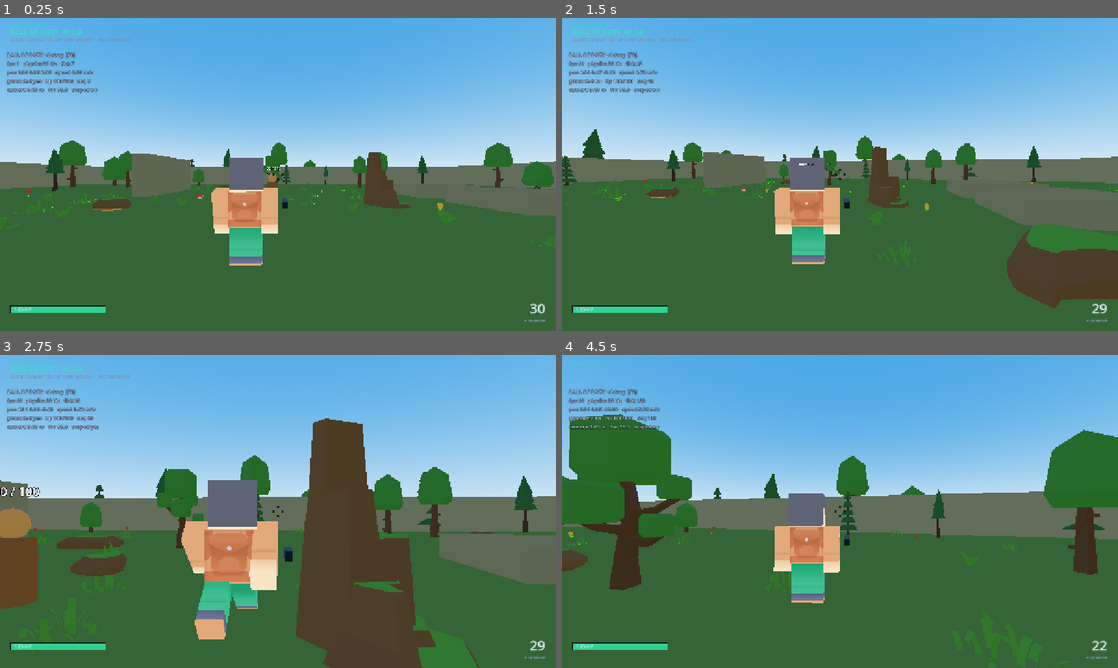
Above: before the commit, frames 1-4 (two rows, left to right).
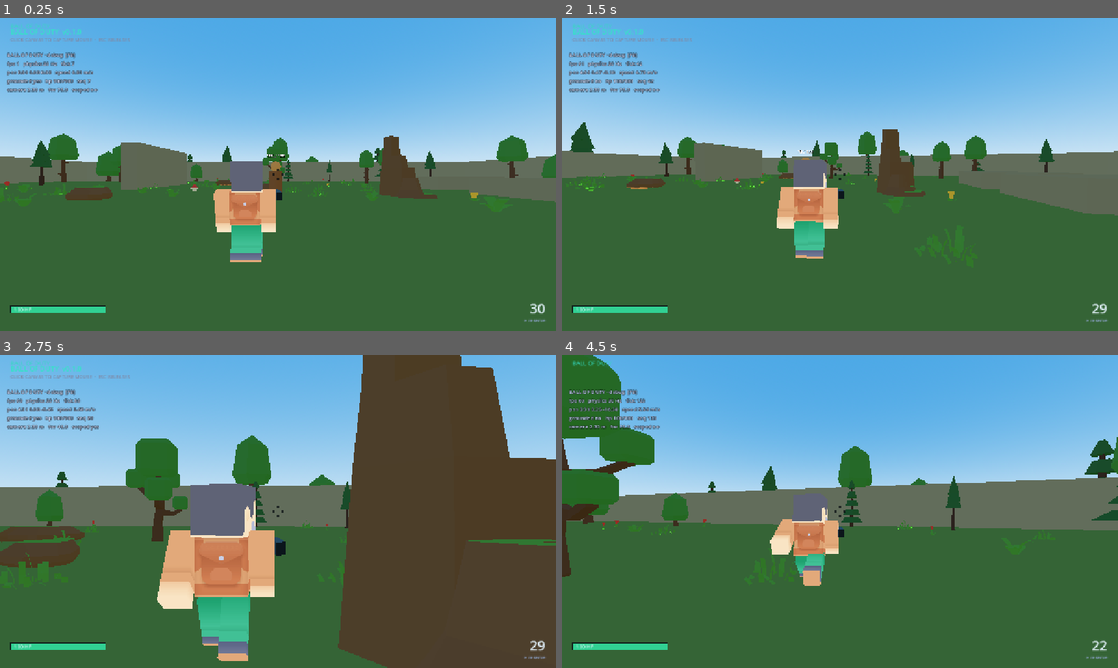
Above: after the commit, the same moments.

Repository: amirrezaalavi/ballofduty
Game: Godot game, scene res://scenes/main.tscn
Two runs of this game, one before a commit and one after it. Both use one fixed random seed, a clock stepped at 60 frames per second and the inputs below.
Inputs (mouse positions are in pixels of both pictures, inside the frame that each line leads up to):
- Up to frame 1 (0.25 s): no input
- Up to frame 2 (1.5 s): move the mouse to (962, 158) at 0.52 s; hold D (move_right) 0.53-1.28 s; hold Right mouse button (aim) 0.53-1.28 s; click (962, 158) at 0.67 s; tap Space (jump) at 0.77, 1.07 s; tap Shift (sprint) at 0.8, 1.35 s; move the mouse to (812, 174) at 1.27 s; hold W (move_forward) from 1.28 s (still down)
- Up to frame 3 (2.75 s): keep holding W (move_forward); tap Space (jump) at 1.52, 1.55, 1.82, 2.1 s; move the mouse to (289, 505) at 2.02 s; hold Right mouse button (aim) from 2.03 s (still down)
- Up to frame 4 (4.5 s): keep holding W (move_forward); move the mouse to (834, 517) at 2.77 s; release Right mouse button (aim) at 2.78 s; right-click (834, 517) at 2.85 s; click (834, 517) at 2.92 s; tap Space (jump) at 3.02, 3.32, 3.77, 3.8, 4.07 s; tap Shift (sprint) at 3.05 s; move the mouse to (878, 514) at 3.52 s; press the mouse at (878, 514) at 3.53 s; move the mouse to (795, 508) at 4.27 s; release the mouse at (795, 508) at 4.28 s; tap Tab (scoreboard) at 4.35 s

The runs differ from the first frame. In frame 1, 8.6% of the frame differs, in the area x 0-100%, y 22-80%; in frame 2, 12%; in frame 3, 46%, in the area x 0-100%, y 0-100%; in frame 4, 17%.

Commit message:
Feel pass: shoulder-mounted aim-pitched gun, backwards/air animation states, 0.82m character, stronger scope zoom

Diff:
--- a/scenes/characters/player.tscn
+++ b/scenes/characters/player.tscn
@@ -13,25 +13,25 @@
 [ext_resource type="Script" path="res://scripts/weapons/weapon_controller.gd" id="11_weapon_controller"]
 
 [sub_resource type="CapsuleShape3D" id="Capsule_body"]
-radius = 0.32
-height = 1.36
+radius = 0.19
+height = 0.82
 
 [sub_resource type="SphereShape3D" id="Shape_camera"]
 radius = 0.22
 
 [sub_resource type="CapsuleShape3D" id="Shape_hit_body"]
-radius = 0.32
-height = 0.96
+radius = 0.19
+height = 0.58
 
 [sub_resource type="SphereShape3D" id="Shape_hit_head"]
-radius = 0.192
+radius = 0.115
 
 [sub_resource type="SphereMesh" id="Mesh_flash"]
 radius = 0.05
 height = 0.1
 
 [sub_resource type="BoxMesh" id="Mesh_gun"]
-size = Vector3(0.1, 0.12, 0.55)
+size = Vector3(0.07, 0.09, 0.45)
 
 [sub_resource type="StandardMaterial3D" id="Mat_gun"]
 albedo_color = Color(0.09, 0.11, 0.15, 1)
@@ -53,7 +53,7 @@
 script = ExtResource("1_player")
 
 [node name="CollisionShape3D" type="CollisionShape3D" parent="."]
-transform = Transform3D(1, 0, 0, 0, 1, 0, 0, 0, 1, 0, 0.68, 0)
+transform = Transform3D(1, 0, 0, 0, 1, 0, 0, 0, 1, 0, 0.41, 0)
 shape = SubResource("Capsule_body")
 
 [node name="LocomotionComponent" type="Node" parent="."]
@@ -71,7 +71,7 @@
 script = ExtResource("8_visual")
 
 [node name="Character" parent="Visual" instance=ExtResource("7_character")]
-transform = Transform3D(-0.68, 0, 0, 0, 0.68, 0, 0, 0, -0.68, 0, 0, 0)
+transform = Transform3D(-0.408, 0, 0, 0, 0.408, 0, 0, 0, -0.408, 0, 0, 0)
 
 [node name="BodyHurtbox" type="Area3D" parent="."]
 collision_layer = 8
@@ -83,7 +83,7 @@
 health_path = NodePath("../HealthComponent")
 
 [node name="CollisionShape3D" type="CollisionShape3D" parent="BodyHurtbox"]
-transform = Transform3D(1, 0, 0, 0, 1, 0, 0, 0, 1, 0, 0.48, 0)
+transform = Transform3D(1, 0, 0, 0, 1, 0, 0, 0, 1, 0, 0.29, 0)
 shape = SubResource("Shape_hit_body")
 
 [node name="HeadHurtbox" type="Area3D" parent="."]
@@ -96,36 +96,38 @@
 health_path = NodePath("../HealthComponent")
 
 [node name="CollisionShape3D" type="CollisionShape3D" parent="HeadHurtbox"]
-transform = Transform3D(1, 0, 0, 0, 1, 0, 0, 0, 1, 0, 1.192, 0)
+transform = Transform3D(1, 0, 0, 0, 1, 0, 0, 0, 1, 0, 0.72, 0)
 shape = SubResource("Shape_hit_head")
 
 [node name="WeaponController" type="Node" parent="."]
 script = ExtResource("11_weapon_controller")
 stats = ExtResource("10_weapon")
 camera_rig_path = NodePath("../CameraPivot")
-muzzle_path = NodePath("../Muzzle")
+muzzle_path = NodePath("../Visual/GunMount/Muzzle")
 
-[node name="Gun" type="MeshInstance3D" parent="."]
-transform = Transform3D(1, 0, 0, 0, 1, 0, 0, 0, 1, 0.68, 1.0, -0.32)
+[node name="GunMount" type="Node3D" parent="Visual"]
+transform = Transform3D(1, 0, 0, 0, 1, 0, 0, 0, 1, 0.34, 0.70, -0.30)
+
+[node name="Gun" type="MeshInstance3D" parent="Visual/GunMount"]
 mesh = SubResource("Mesh_gun")
 material_override = SubResource("Mat_gun")
 cast_shadow = 1
 
-[node name="Muzzle" type="Marker3D" parent="."]
-transform = Transform3D(1, 0, 0, 0, 1, 0, 0, 0, 1, 0.68, 1.02, -0.62)
+[node name="Muzzle" type="Marker3D" parent="Visual/GunMount"]
+transform = Transform3D(1, 0, 0, 0, 1, 0, 0, 0, 1, 0, 0.03, -0.28)
 
-[node name="Flash" type="MeshInstance3D" parent="Muzzle"]
+[node name="Flash" type="MeshInstance3D" parent="Visual/GunMount/Muzzle"]
 visible = false
 mesh = SubResource("Mesh_flash")
 material_override = SubResource("Mat_flash")
 cast_shadow = 0
 
 [node name="CameraPivot" type="Node3D" parent="."]
-transform = Transform3D(1, 0, 0, 0, 1, 0, 0, 0, 1, 0.55, 1.55, 0)
+transform = Transform3D(1, 0, 0, 0, 1, 0, 0, 0, 1, 0.35, 0.95, 0)
 script = ExtResource("5_rig")
 
 [node name="SpringArm3D" type="SpringArm3D" parent="CameraPivot"]
-spring_length = 3.6
+spring_length = 2.3
 margin = 0.15
 collision_mask = 1
 shape = SubResource("Shape_camera")
--- a/scripts/player/camera_rig.gd
+++ b/scripts/player/camera_rig.gd
@@ -4,9 +4,9 @@
 ## aim share a frame); this node owns pitch, shoulder framing and scope FOV.
 
 @export_group("Framing")
-@export var spring_length: float = 3.6
+@export var spring_length: float = 2.3
 @export var normal_fov: float = 75.0
-@export var scope_fov: float = 55.0
+@export var scope_fov: float = 48.0
 @export var scope_transition_degrees_per_second: float = 300.0
 @export var pitch_min: float = -1.35
 @export var pitch_max: float = 0.25
--- a/scripts/player/character_visual.gd
+++ b/scripts/player/character_visual.gd
@@ -2,6 +2,10 @@
 extends Node3D
 ## Drives the blocky character's animation from replicated movement state.
 ## Purely presentational: no gameplay reads anything from here.
+##
+## The Blocky pack has no jump/backwards clips, so those are synthesized:
+## backwards plays the walk cycle in reverse and never sprints; airborne uses
+## its own state with a procedural lean so it never reuses the ground pose 1:1.
 
 @export var walk_threshold: float = 0.25
 @export var sprint_threshold: float = 6.4
@@ -9,12 +13,18 @@
 
 @onready var body: CharacterBody3D = get_parent() as CharacterBody3D
 @onready var animation_player: AnimationPlayer = find_child("AnimationPlayer", true, false) as AnimationPlayer
+@onready var character: Node3D = get_node_or_null("Character") as Node3D
+@onready var gun_mount: Node3D = get_node_or_null("GunMount") as Node3D
 
 var _state: StringName = &""
+var _camera_rig: CameraRig
 
 
 func _ready() -> void:
 	_apply_skin()
+	_camera_rig = get_parent().get_node_or_null("CameraPivot") as CameraRig
+	if gun_mount:
+		gun_mount.rotation.y = 0.12
 	if animation_player == null:
 		push_warning("CharacterVisual: no AnimationPlayer found")
 		return
@@ -29,24 +39,69 @@
 	if animation_player == null or body == null:
 		return
 
-	var speed := Vector2(body.velocity.x, body.velocity.z).length()
+	var flat := Vector3(body.velocity.x, 0.0, body.velocity.z)
+	var speed := flat.length()
+	# Local direction: forward is -Z, so +Z means moving backwards.
+	var local: Vector3 = body.transform.basis.inverse() * flat
+	var backwards := local.z > 0.3
+	var airborne := not body.is_on_floor()
+
 	var next: StringName = &"idle"
-	if not body.is_on_floor():
-		next = &"sprint" if speed > sprint_threshold else &"idle"
+	if airborne:
+		next = &"air_move" if speed > walk_threshold else &"air_idle"
+	elif speed < walk_threshold:
+		next = &"idle"
+	elif backwards:
+		next = &"walk_back"
 	elif speed > sprint_threshold:
 		next = &"sprint"
-	elif speed > walk_threshold:
+	else:
 		next = &"walk"
 
 	if next != _state:
-		_play(next, 0.15)
+		match next:
+			&"walk_back", &"air_move":
+				animation_player.play(&"walk", 0.15)
+			&"air_idle":
+				animation_player.play(&"idle", 0.15)
+			_:
+				animation_player.play(next, 0.15)
+		_state = next
 
-	if next == &"walk":
-		animation_player.speed_scale = clampf(speed / 5.6, 0.6, 1.6)
-	elif next == &"sprint":
-		animation_player.speed_scale = clampf(speed / 7.56, 0.8, 1.3)
-	else:
-		animation_player.speed_scale = 1.0
+	match next:
+		&"walk":
+			animation_player.speed_scale = clampf(speed / 5.6, 0.6, 1.6)
+		&"walk_back":
+			# Reverse the cycle so backwards steps read as backwards. No fast mode.
+			animation_player.speed_scale = -clampf(speed / 5.6, 0.6, 1.0)
+		&"sprint":
+			animation_player.speed_scale = clampf(speed / 7.56, 0.8, 1.3)
+		&"air_move":
+			animation_player.speed_scale = 1.1
+		_:
+			animation_player.speed_scale = 1.0
+
+	_update_air_lean(airborne)
+	_update_gun_pitch()
+
+
+func _update_air_lean(airborne: bool) -> void:
+	if character == null:
+		return
+	var target := 0.0
+	if airborne:
+		# Lean back while rising, tip forward while falling. Distinct from any
+		# grounded pose and proportional to vertical velocity.
+		target = clampf(-body.velocity.y * 0.03, -0.3, 0.35)
+	character.rotation.x = lerpf(character.rotation.x, target, 0.18)
+
+
+func _update_gun_pitch() -> void:
+	if gun_mount == null or _camera_rig == null:
+		return
+	# The mount inherits yaw from Visual; copy the camera pitch (plus recoil)
+	# so vertical aim moves the gun instead of leaving it fixed.
+	gun_mount.rotation.x = _camera_rig.rotation.x
 
 
 func _apply_skin() -> void:
@@ -57,6 +112,8 @@
 	skin.texture_filter = BaseMaterial3D.TEXTURE_FILTER_NEAREST
 	skin.shading_mode = BaseMaterial3D.SHADING_MODE_UNSHADED
 	for node in find_children("*", "MeshInstance3D", true, false):
+		if gun_mount != null and (node == gun_mount or gun_mount.is_ancestor_of(node)):
+			continue
 		(node as MeshInstance3D).material_override = skin
 
 
--- a/tests/headless/smoke_test.gd
+++ b/tests/headless/smoke_test.gd
@@ -97,7 +97,7 @@
 			var capsule := body_shape.shape as CapsuleShape3D
 			_check(capsule != null, "body hurtbox is a capsule")
 			if capsule:
-				_check(is_equal_approx(capsule.height, 0.96), "body hurtbox excludes the head")
+				_check(is_equal_approx(capsule.height, 0.58), "body hurtbox excludes the head")
 				var body_bottom := body_shape.position.y - capsule.height * 0.5
 				_check(body_bottom >= -0.01, "body hurtbox does not extend below the floor")
 
@@ -107,15 +107,15 @@
 			_check(sphere != null, "head hurtbox is a sphere")
 			if sphere:
 				var head_top := head_shape.position.y + sphere.radius
-				_check(head_top <= 1.4, "head hurtbox is inside the 1.36 m avatar silhouette")
+				_check(head_top <= 0.9, "head hurtbox is inside the 0.82 m avatar silhouette")
 
 		_check_equal(player.collision_mask, 1, "player collides with world only (no predicted body collisions)")
 
 		var physical_shape := (player.get_node("CollisionShape3D") as CollisionShape3D).shape as CapsuleShape3D
 		_check(
-			physical_shape != null and is_equal_approx(physical_shape.height, 1.36)
-			and is_equal_approx(physical_shape.radius, 0.32),
-			"character is 20% smaller (1.36 m capsule)"
+			physical_shape != null and is_equal_approx(physical_shape.height, 0.82)
+			and is_equal_approx(physical_shape.radius, 0.19),
+			"character is 40% smaller (0.82 m capsule)"
 		)
 		var character := player.get_node_or_null("Visual/Character")
 		_check(character != null, "animated character model is present")
@@ -138,8 +138,24 @@
 		var rig := player.get_node_or_null("CameraPivot") as CameraRig
 		_check(rig != null, "camera pivot uses CameraRig")
 		if rig:
-			_check(is_equal_approx(rig.spring_length, 3.6), "camera spring length is data-driven")
+			_check(is_equal_approx(rig.spring_length, 2.3), "camera spring length is data-driven")
 			_check(rig.scope_fov < rig.normal_fov, "scope FOV is tighter than hip FOV")
+			_check(
+				(rig.normal_fov - rig.scope_fov) >= (75.0 - 55.0) * 1.2,
+				"scope zoom is at least 20% stronger than before"
+			)
+		var gun_mount := player.get_node_or_null("Visual/GunMount") as Node3D
+		_check(gun_mount != null, "gun is mounted on the character visual")
+		if gun_mount:
+			var gun_local: Vector3 = gun_mount.position
+			_check(
+				absf(gun_local.x) < 0.45 and gun_local.y > 0.3 and gun_local.y < 0.9,
+				"gun sits close to the body, not floating"
+			)
+			_check(
+				player.get_node_or_null("Visual/GunMount/Muzzle") != null,
+				"muzzle follows the gun mount"
+			)
 		player.free()
 
 	var arena_scene := load("res://scenes/maps/arena_greybox.tscn") as PackedScene
Binary file changed: docs/checkpoints/cp3-combat-hud.png
Not shown, changed: docs/BACKLOG.md
